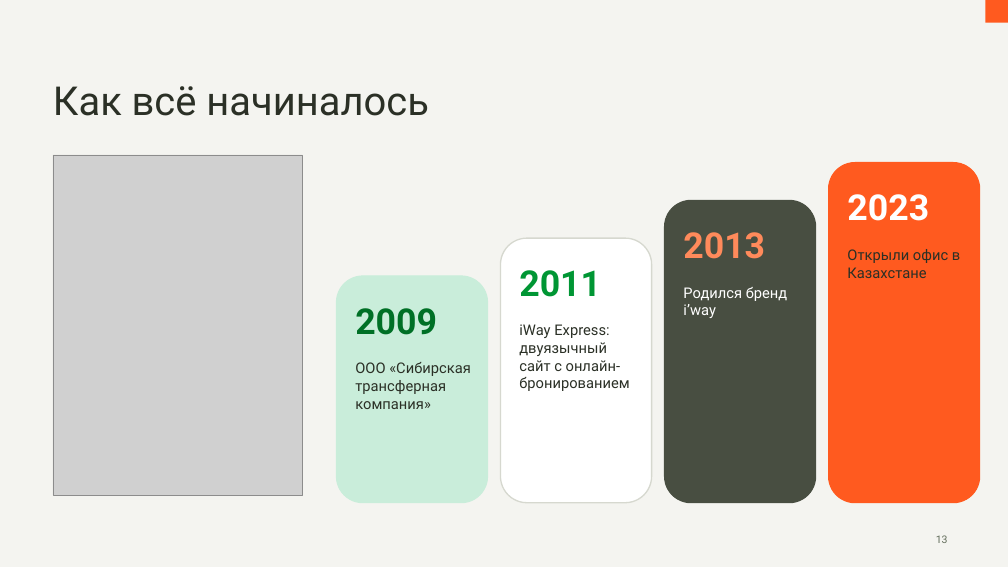
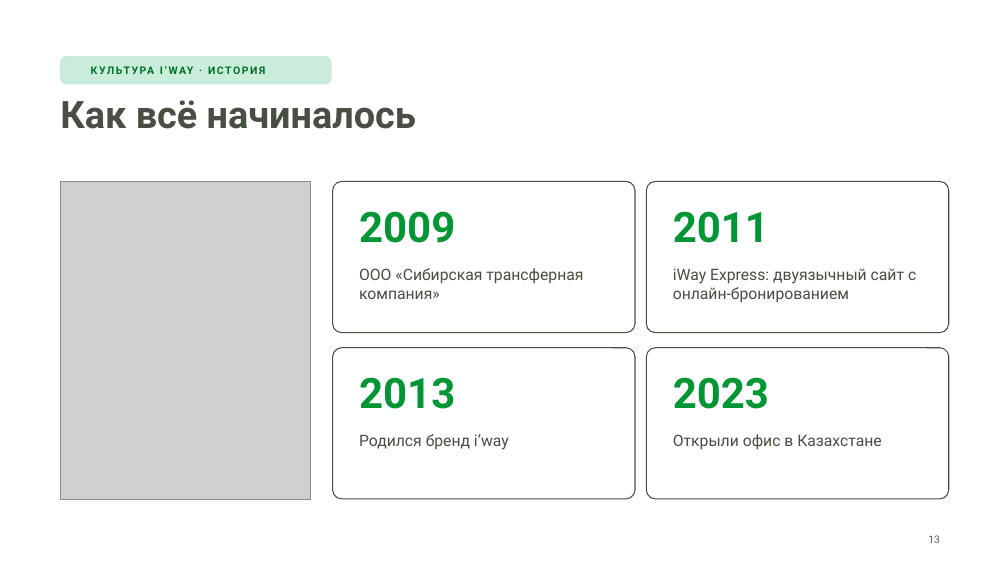
Before and after one commit to hriwayhr/HR-projects, a slide deck: slide 13 of presentations/HR-iway-onboarding-2026.pptx. Drawn at 1008x567 pixels with LibreOffice and Linux fonts; fonts in the diff are those of the drawing; grey boxes stand for pictures; background and template pictures are left out. Boxes give left, top, right and bottom in pixels: in the first picture for what was removed or moved away, otherwise in the second. Text is boxed around its words. In the diff, an @@ line names an element or a change of style, - is before the commit and + after.

```diff
--- a/presentations/HR-iway-onboarding-2026.pptx
+++ b/presentations/HR-iway-onboarding-2026.pptx
@@ background #F4F4F0 to #FFFFFF @@
@@ rectangle removed at (985, 0, 1008, 23) @@
@@ rounded rectangle added at (60, 57, 331, 84), fill #C9EDDA, outline #C9EDDA 1 pt @@
@@ text added at (160, 66, 163, 74), 10 pt, text #007026, bold @@
+КУЛЬТУРА I’WAY · ИСТОРИЯ
@@ title "Как всё начиналось": place and size @@
-title "Как всё начиналось" at (53, 86, 428, 116)
+title "Как всё начиналось" at (60, 100, 416, 129)
@@ title "Как всё начиналось" at (60, 100, 416, 129): size 38 to 36 pt, text colour #2B3026 to #484E41, bold on @@
@@ picture: place and size @@
-picture at (53, 155, 302, 495)
+picture at (60, 181, 310, 499)
@@ rounded rectangle: place and size @@
-rounded rectangle at (501, 238, 652, 503)
+rounded rectangle at (333, 181, 635, 333)
@@ rounded rectangle at (333, 181, 635, 333): outline #D6D8CF 1.25 pt to #484E41 1 pt; proportions changed @@
@@ text "2009": place and size @@
-text "2009" at (355, 308, 437, 335)
+text "2009" at (359, 211, 455, 243)
@@ text "2009" at (359, 211, 455, 243): size 34 to 40 pt, text colour #007026 to #009634 @@
@@ rounded rectangle: place and size @@
-rounded rectangle at (665, 200, 816, 503)
+rounded rectangle at (647, 181, 949, 333)
@@ rounded rectangle at (647, 181, 949, 333): fill #484E41 to #FFFFFF; proportions changed @@
@@ text "2011": place and size @@
-text "2011" at (519, 270, 601, 297)
+text "2011" at (673, 211, 769, 243)
@@ text "2011" at (673, 211, 769, 243): size 34 to 40 pt @@
@@ text "ООО «Сибирская трансферная компания»": place and size @@
-text "ООО «Сибирская трансферная компания»" at (355, 362, 471, 409)
+text "ООО «Сибирская трансферная компания»" at (359, 268, 583, 299)
@@ text "iWay Express: двуязычный сайт с ...": place and size @@
-text "iWay Express: двуязычный сайт с ..." at (519, 324, 629, 391)
+text "iWay Express: двуязычный сайт с ..." at (673, 268, 916, 302)
@@ rounded rectangle removed at (337, 276, 488, 503) @@
@@ rounded rectangle: place and size @@
-rounded rectangle at (829, 163, 980, 503)
+rounded rectangle at (333, 348, 635, 499)
@@ rounded rectangle at (333, 348, 635, 499): fill #FF5A1F to #FFFFFF; outline #FF5A1F 1 pt to #484E41 1 pt; proportions changed @@
@@ rounded rectangle added at (647, 348, 949, 499), fill #FFFFFF, outline #484E41 1 pt @@
@@ text "2013": place and size @@
-text "2013" at (683, 232, 765, 259)
+text "2013" at (359, 377, 455, 409)
@@ text "2013" at (359, 377, 455, 409): size 34 to 40 pt, text colour #FF8A5B to #009634 @@
@@ text "2023": place and size @@
-text "2023" at (847, 194, 929, 221)
+text "2023" at (673, 377, 769, 409)
@@ text "2023" at (673, 377, 769, 409): size 34 to 40 pt, text colour #FFFFFF to #009634 @@
@@ text "Родился бренд i’way": place and size @@
-text "Родился бренд i’way" at (683, 287, 787, 318)
+text "Родился бренд i’way" at (359, 434, 509, 450)
@@ text "Родился бренд i’way" at (359, 434, 509, 450): size 14 to 15 pt, text colour #FFFFFF to #484E41 @@
@@ size 14 to 15 pt, text colour #2B3026 to #484E41 in 3 elements at (359, 268, 583, 299), (673, 268, 916, 302), (673, 434, 881, 449) @@
@@ text "Открыли офис в Казахстане": place and size @@
-text "Открыли офис в Казахстане" at (847, 249, 960, 278)
+text "Открыли офис в Казахстане" at (673, 434, 881, 449)
@@ page number: place and size @@
-page number at (936, 535, 948, 543)
+page number at (928, 535, 940, 543)
@@ page number at (928, 535, 940, 543): text colour #626D5B to #5A6055 @@
```
Also in this commit, not shown: 27 other slides changed, 4 other files.
